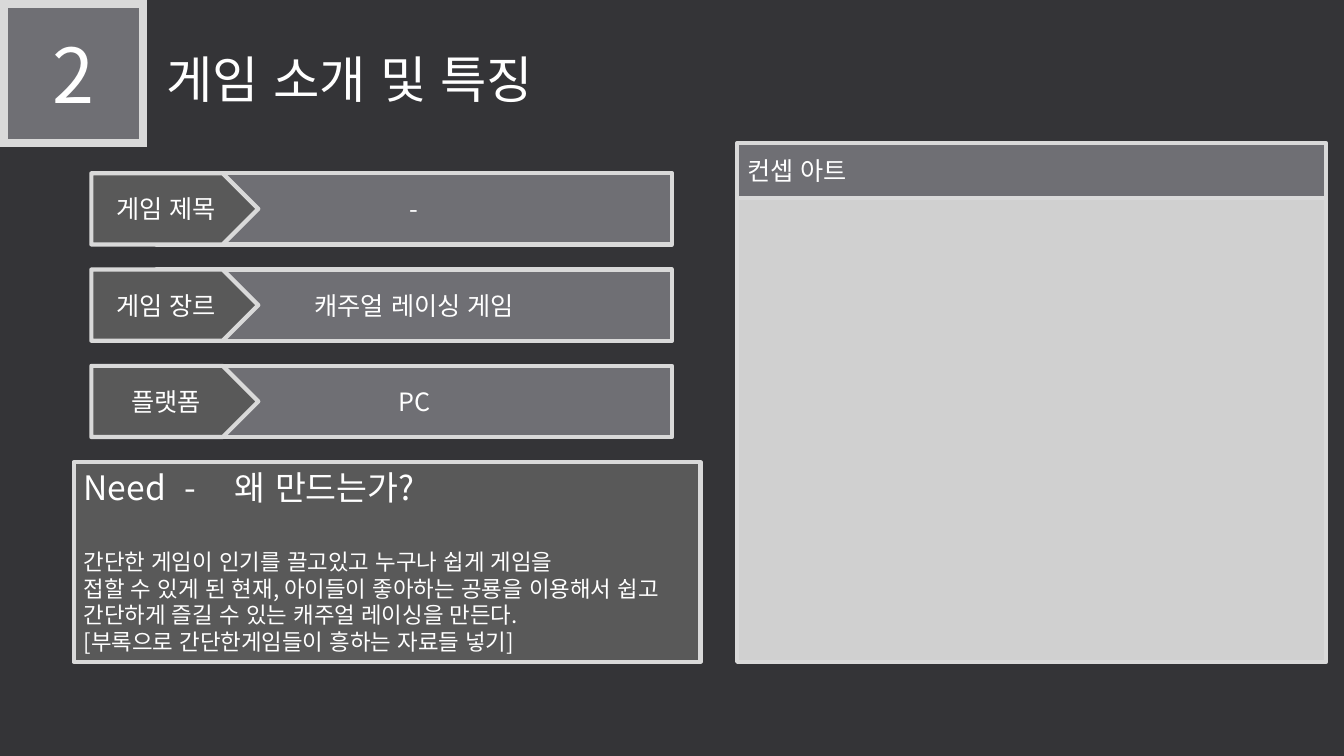
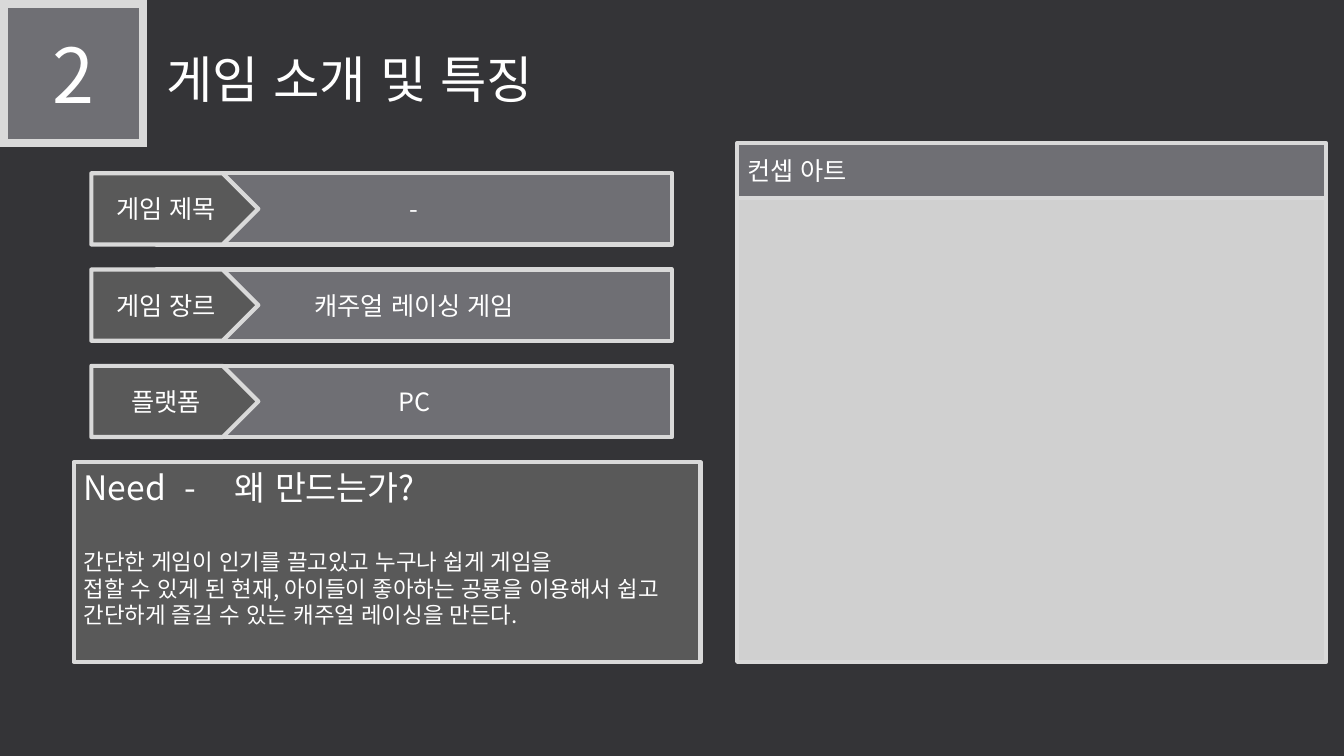
Before and after one commit to LEGO0937/Our_Project, a slide deck: slide 5 of 기획단계/졸작 제안서_α.pptx. Drawn at 1344x756 pixels with LibreOffice and Linux fonts; fonts in the diff are those of the drawing; grey boxes stand for pictures. Boxes give left, top, right and bottom in pixels: in the first picture for what was removed or moved away, otherwise in the second. Text is boxed around its words. In the diff, an @@ line names an element or a change of style, - is before the commit and + after.

```diff
--- a/기획단계/졸작 제안서_α.pptx
+++ b/기획단계/졸작 제안서_α.pptx
@@ text in rectangle at bbox=[84, 631, 514, 654]: paragraph removed @@
-[부록으로 간단한게임들이 흥하는 자료들 넣기]
```
Also in this commit, not shown: 6 other slides changed, 2 slides added, 1 slide removed, 1 other file.
